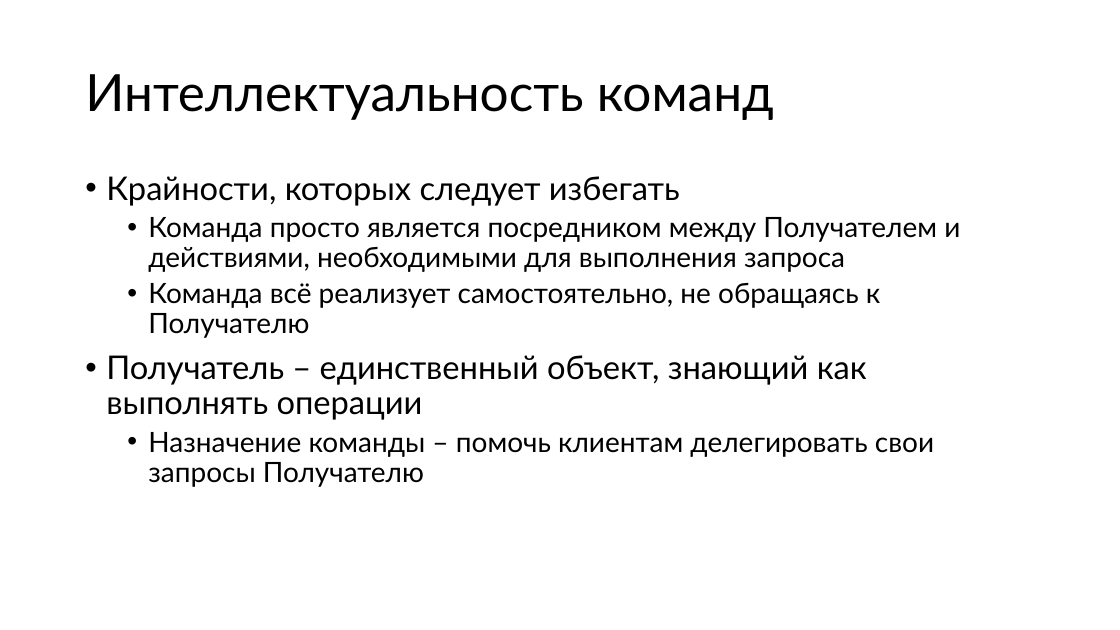
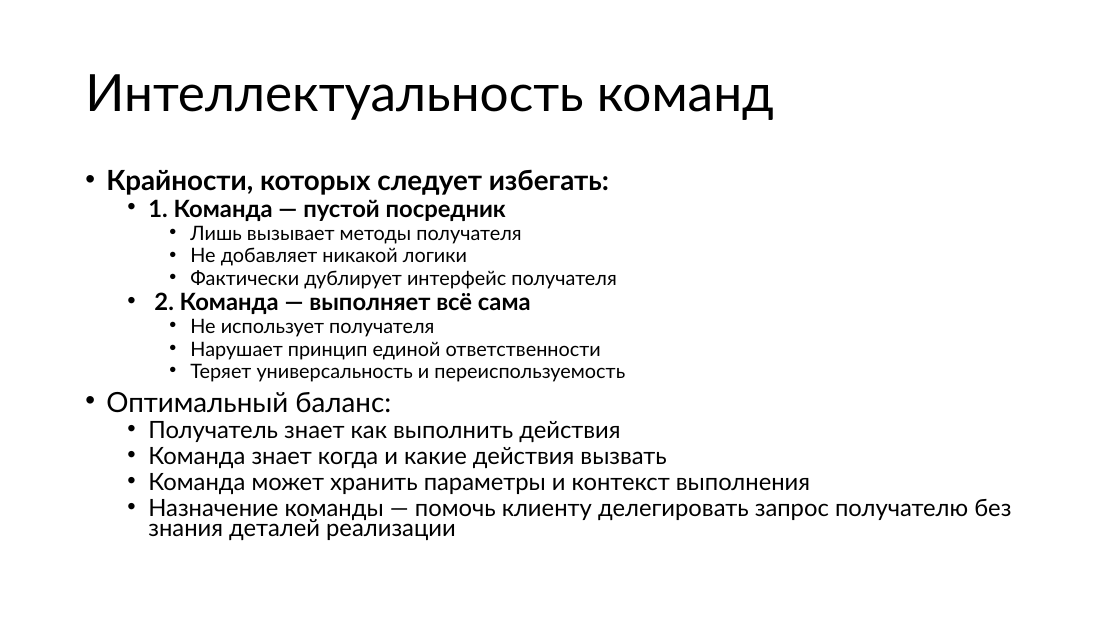
Before and after one commit to alexey-malov/ood, a slide deck: slide 37 of lectures/06.command/command.pptx (slide 33 before the commit). Drawn at 1120x630 pixels with LibreOffice and Linux fonts; fonts in the diff are those of the drawing. Boxes give left, top, right and bottom in pixels: in the first picture for what was removed or moved away, otherwise in the second. Text is boxed around its words. In the diff, an @@ line names an element or a change of style, - is before the commit and + after.

```diff
--- a/lectures/06.command/command.pptx
+++ b/lectures/06.command/command.pptx
@@ text at bbox=[106, 169, 1011, 540]: text changed; size 24 to 20.4 pt @@
-• Крайности, которых следует избегать
-  • Команда просто является посредником между Получателем и действиями, необходимыми для выполнения запроса
-  • Команда всё реализует самостоятельно, не обращаясь к Получателю
-• Получатель – единственный объект, знающий как выполнять операции
-  • Назначение команды – помочь клиентам делегировать свои запросы Получателю
+• Крайности, которых следует избегать:
+  • 1. Команда — пустой посредник
+    • Лишь вызывает методы получателя
+    • Не добавляет никакой логики
+    • Фактически дублирует интерфейс получателя
+  • 2. Команда — выполняет всё сама
+    • Не использует получателя
+    • Нарушает принцип единой ответственности
+    • Теряет универсальность и переиспользуемость
+• Оптимальный баланс:
+  • Получатель знает как выполнить действия
+  • Команда знает когда и какие действия вызвать
+  • Команда может хранить параметры и контекст выполнения
+  • Назначение команды — помочь клиенту делегировать запрос получателю без знания деталей реализации
```
Also in this commit, not shown: 11 other slides changed, 11 slides added, 4 slides removed, 5 other files.
